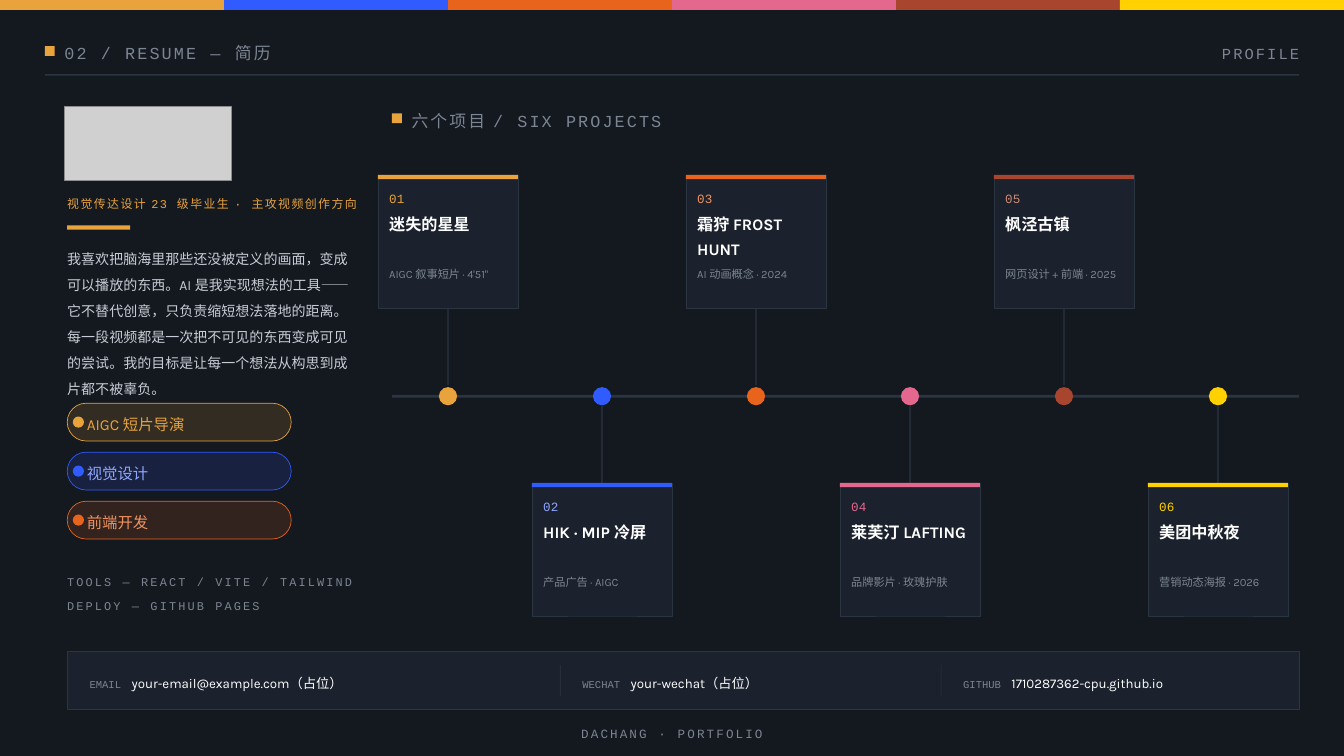
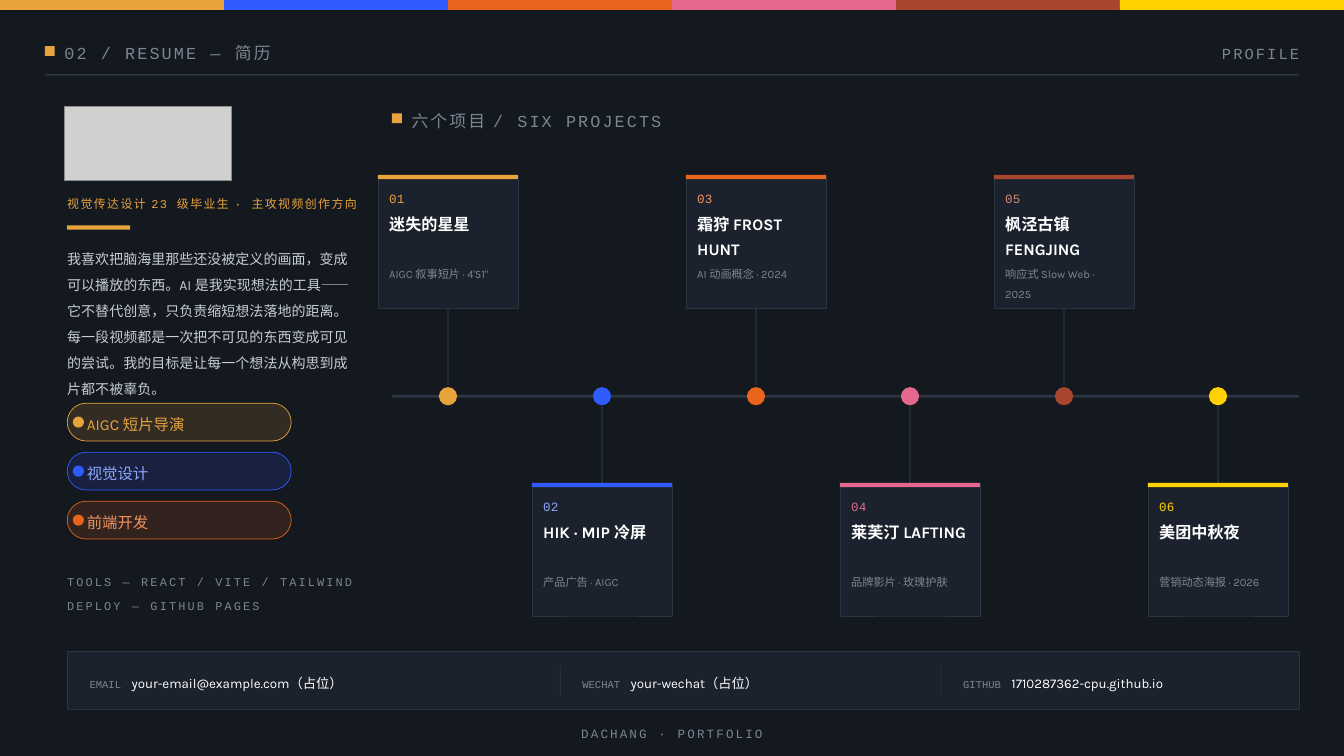
Before and after one commit to 1710287362-cpu/portfolio, a slide deck: slide 2 of portfolio_frame/portfolio_frame.pptx. Drawn at 1344x756 pixels with LibreOffice and Linux fonts; fonts in the diff are those of the drawing; grey boxes stand for pictures. Boxes give left, top, right and bottom in pixels: in the first picture for what was removed or moved away, otherwise in the second. Text is boxed around its words. In the diff, an @@ line names an element or a change of style, - is before the commit and + after.

```diff
--- a/portfolio_frame/portfolio_frame.pptx
+++ b/portfolio_frame/portfolio_frame.pptx
@@ text at [1005,216,1080,256]: text changed @@
-枫泾古镇
+枫泾古镇 FENGJING
@@ text at [1005,269,1090,298]: text changed @@
-网页设计 + 前端 · 2025
+响应式 Slow Web · 2025
```
Also in this commit, not shown: 26 other files.
